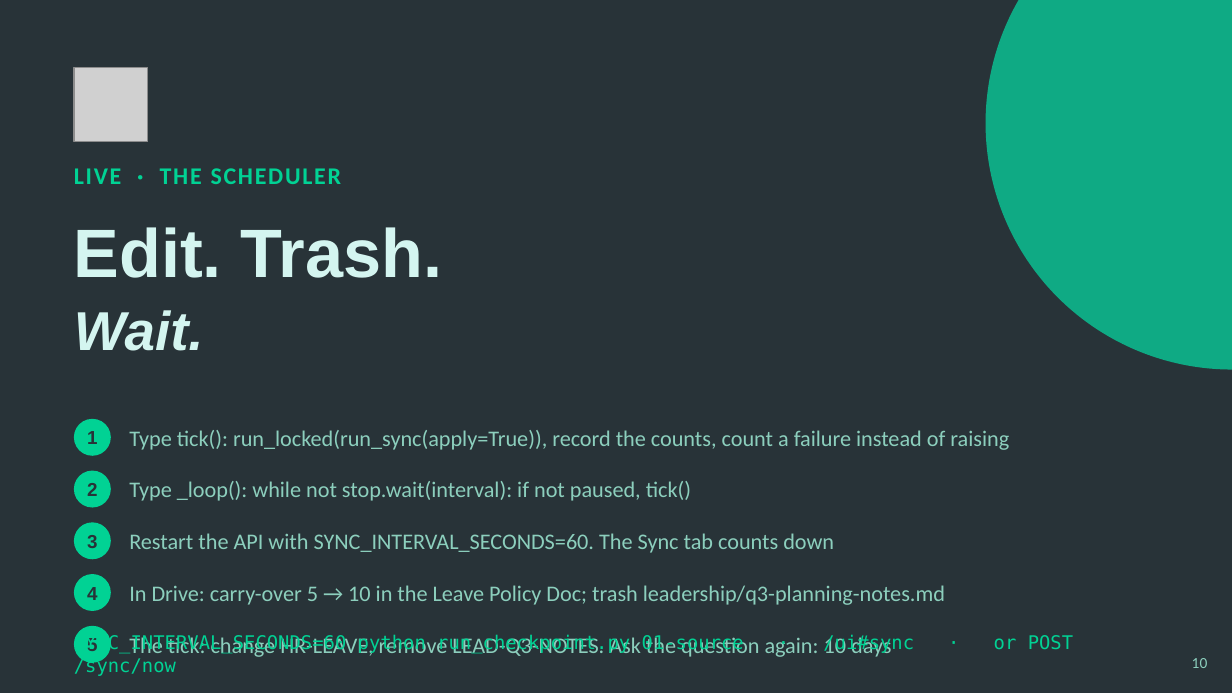
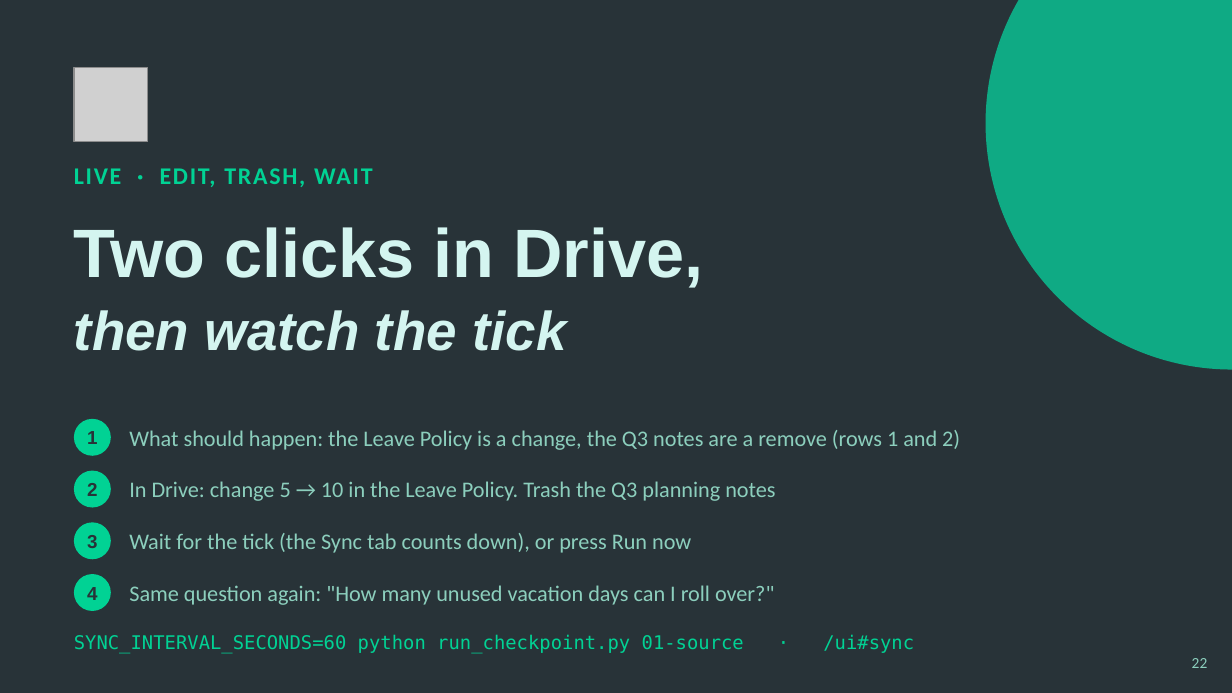
Before and after one commit to hasankanaan26/acme-desk, a slide deck: slide 22 of slides/part1-source.pptx (slide 10 before the commit). Drawn at 1232x693 pixels with LibreOffice and Linux fonts; fonts in the diff are those of the drawing; grey boxes stand for pictures. Boxes give left, top, right and bottom in pixels: in the first picture for what was removed or moved away, otherwise in the second. Text is boxed around its words. In the diff, an @@ line names an element or a change of style, - is before the commit and + after.

```diff
--- a/slides/part1-source.pptx
+++ b/slides/part1-source.pptx
@@ text at [74,168,372,187]: text changed @@
-LIVE · THE SCHEDULER
+LIVE · EDIT, TRASH, WAIT
@@ text at [74,227,703,288]: text changed @@
-Edit. Trash.
+Two clicks in Drive,
@@ text at [74,310,566,351]: text changed @@
-Wait.
+then watch the tick
@@ text at [129,430,960,450]: text changed @@
-Type tick(): run_locked(run_sync(apply=True)), record the counts, count a failure instead of raising
+What should happen: the Leave Policy is a change, the Q3 notes are a remove (rows 1 and 2)
@@ text at [129,481,775,501]: text changed @@
-Type _loop(): while not stop.wait(interval): if not paused, tick()
+In Drive: change 5 → 10 in the Leave Policy. Trash the Q3 planning notes
@@ text at [129,533,691,553]: text changed @@
-Restart the API with SYNC_INTERVAL_SECONDS=60. The Sync tab counts down
+Wait for the tick (the Sync tab counts down), or press Run now
@@ text at [129,585,774,605]: text changed @@
-In Drive: carry-over 5 → 10 in the Leave Policy Doc; trash leadership/q3-planning-notes.md
+Same question again: "How many unused vacation days can I roll over?"
@@ ellipse removed at [74,626,111,663] @@
@@ text at [74,634,914,654]: text changed @@
-SYNC_INTERVAL_SECONDS=60 python run_checkpoint.py 01-source · /ui#sync · or POST /sync/now
+SYNC_INTERVAL_SECONDS=60 python run_checkpoint.py 01-source · /ui#sync
@@ text removed at [87,638,97,651] @@
-5
@@ text removed at [129,634,891,659] @@
-The tick: change HR-LEAVE, remove LEAD-Q3-NOTES. Ask the question again: 10 days
@@ text at [1192,658,1208,668]: text changed @@
-10
+22
```
Also in this commit, not shown: 14 other slides changed, 21 slides added, 6 slides removed, 28 other files.
